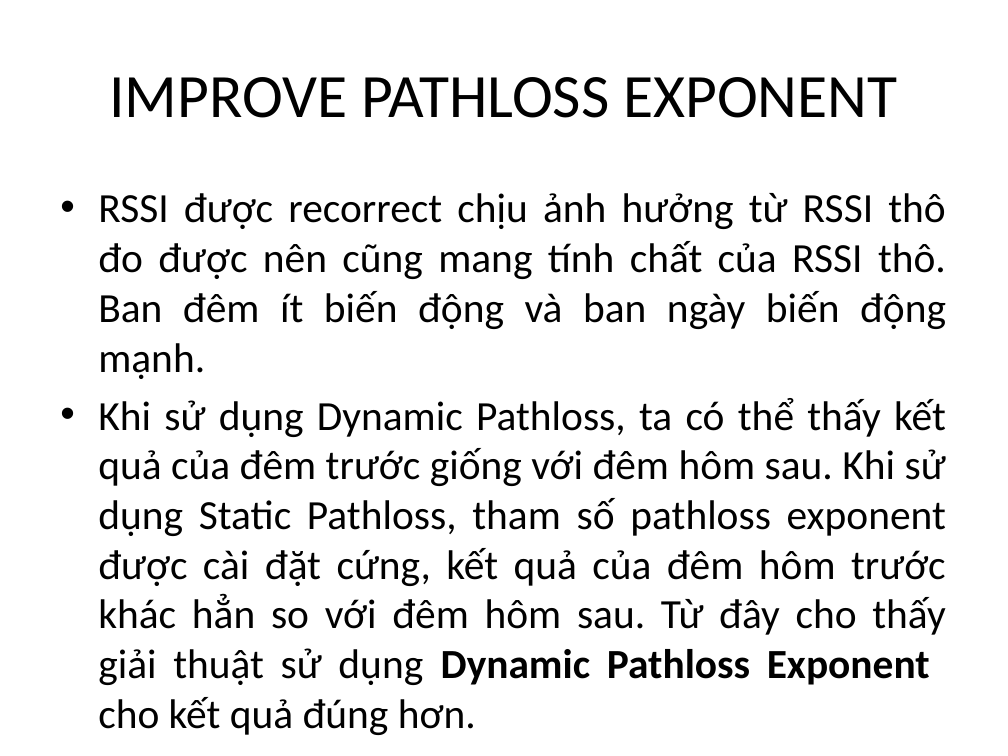
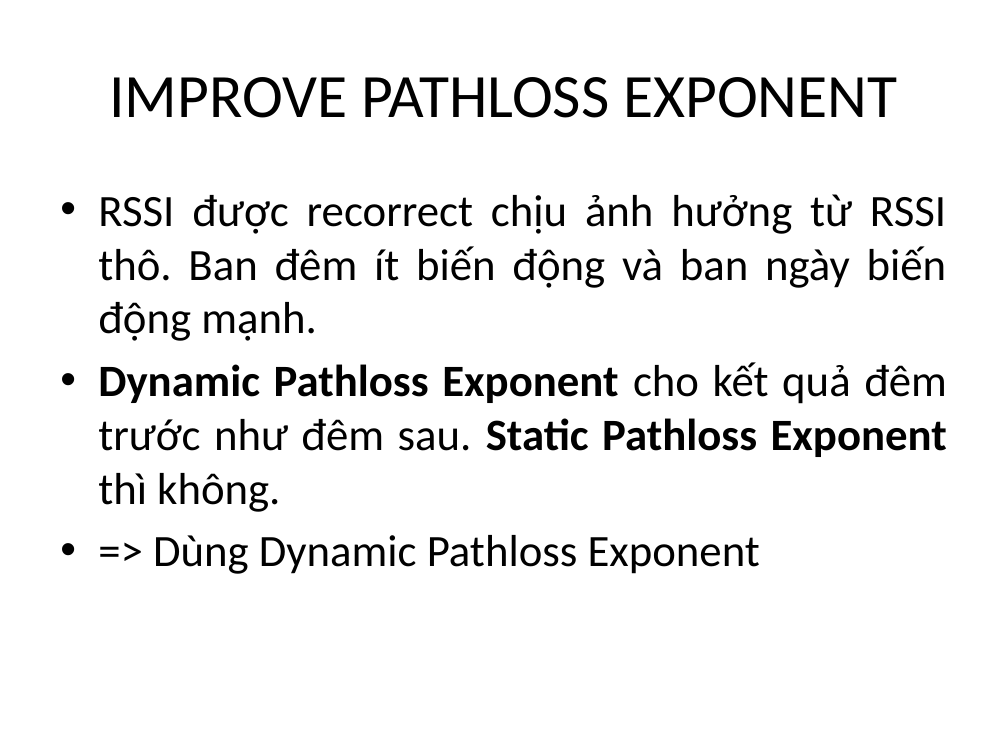
Before and after one commit to letruongthanh3698/BLE_matlab, a slide deck: slide 17 of report/Timeline.Report.pptx (slide 15 before the commit). Drawn at 1008x756 pixels with LibreOffice and Linux fonts; fonts in the diff are those of the drawing. Boxes give left, top, right and bottom in pixels: in the first picture for what was removed or moved away, otherwise in the second. Text is boxed around its words. In the diff, an @@ line names an element or a change of style, - is before the commit and + after.

```diff
--- a/report/Timeline.Report.pptx
+++ b/report/Timeline.Report.pptx
@@ text at box(98, 194, 947, 574): text changed; size 29.6 to 32 pt @@
-• RSSI được recorrect chịu ảnh hưởng từ RSSI thô đo được nên cũng mang tính chất của RSSI thô. Ban đêm ít biến động và ban ngày biến động mạnh.
-• Khi sử dụng Dynamic Pathloss, ta có thể thấy kết quả của đêm trước giống với đêm hôm sau. Khi sử dụng Static Pathloss, tham số pathloss exponent được cài đặt cứng, kết quả của đêm hôm trước khác hẳn so với đêm hôm sau. Từ đây cho thấy giải thuật sử dụng Dynamic Pathloss Exponent cho kết quả đúng hơn.
+• RSSI được recorrect chịu ảnh hưởng từ RSSI thô. Ban đêm ít biến động và ban ngày biến động mạnh.
+• Dynamic Pathloss Exponent cho kết quả đêm trước như đêm sau. Static Pathloss Exponent thì không.
+• => Dùng Dynamic Pathloss Exponent
```
Also in this commit, not shown: 8 other slides changed, 2 slides added, 10 slides removed, 18 other files.
